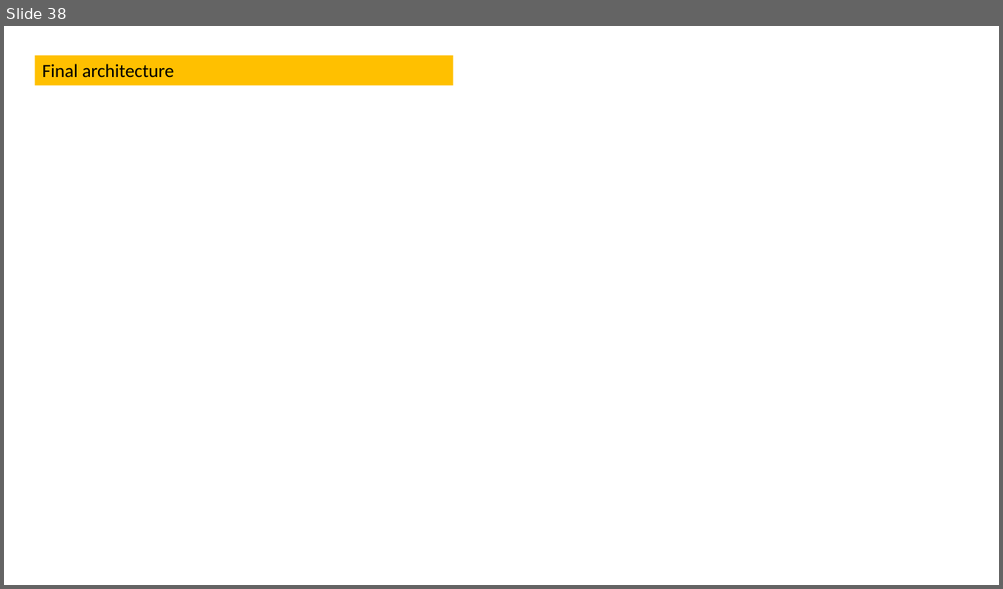
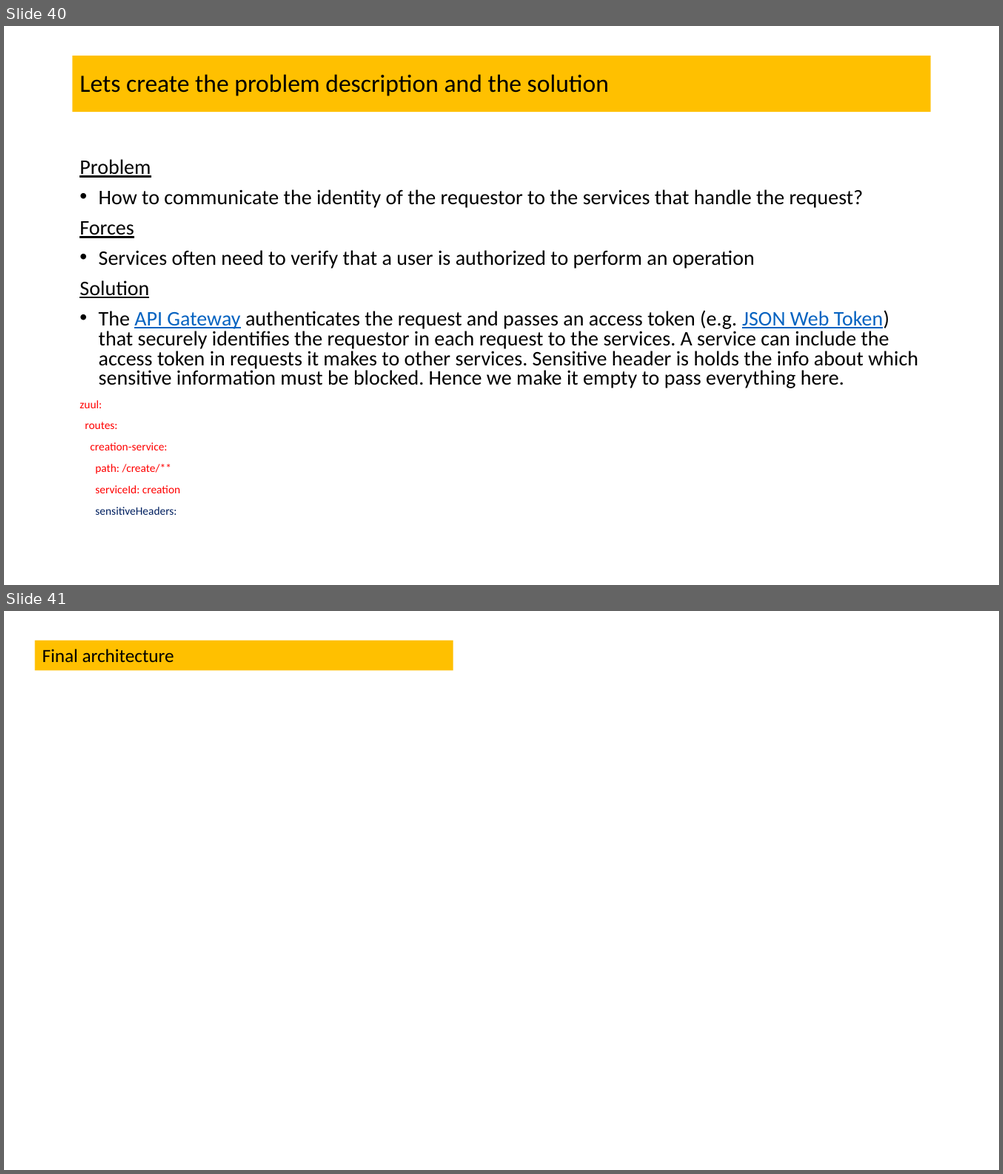
Before and after one commit to krishmetalhead/microservices, a slide deck: Microservice_Architecture_Defined.pptx. Shown one above the other, each under a label of ours: slide 38 before the commit, slides 40 and 41 after it. The pictures are 1003x589 and 1003x1174 pixels, drawn with LibreOffice and Linux fonts; fonts in the diff are those of the drawing. Boxes give left, top, right and bottom in pixels: in the first picture for what was removed or moved away, otherwise in the second. Text is boxed around its words. In the diff, an @@ line names an element or a change of style, - is before the commit and + after.

```diff
--- a/Microservice_Architecture_Defined.pptx
+++ b/Microservice_Architecture_Defined.pptx
@@ slide 40 added at (4, 26, 999, 585), background #FFFFFF @@
@@ title added at (73, 56, 930, 112), fill #FFC000, 24 pt, text #000000 @@
+Lets create the problem description and the solution
@@ text added at (79, 159, 918, 515), 20 pt, text #000000 @@
+Problem
+• How to communicate the identity of the requestor to the services that handle the request?
+Forces
+• Services often need to verify that a user is authorized to perform an operation
+Solution
+• The API Gateway authenticates the request and passes an access token (e.g. JSON Web Token) that securely identifies the requestor in each request to the services. A service can include the access token in requests it makes to other services. Sensitive header is holds the info about which sensitive information must be blocked. Hence we make it empty to pass everything here.
+zuul:
+routes:
+creation-service:
+path: /create/**
+serviceId: creation
+sensitiveHeaders:
@@ what was slide 38 is now slide 41 @@
```
Also in this commit, not shown: 6 slides changed, 5 other slides added, 3 slides removed.
